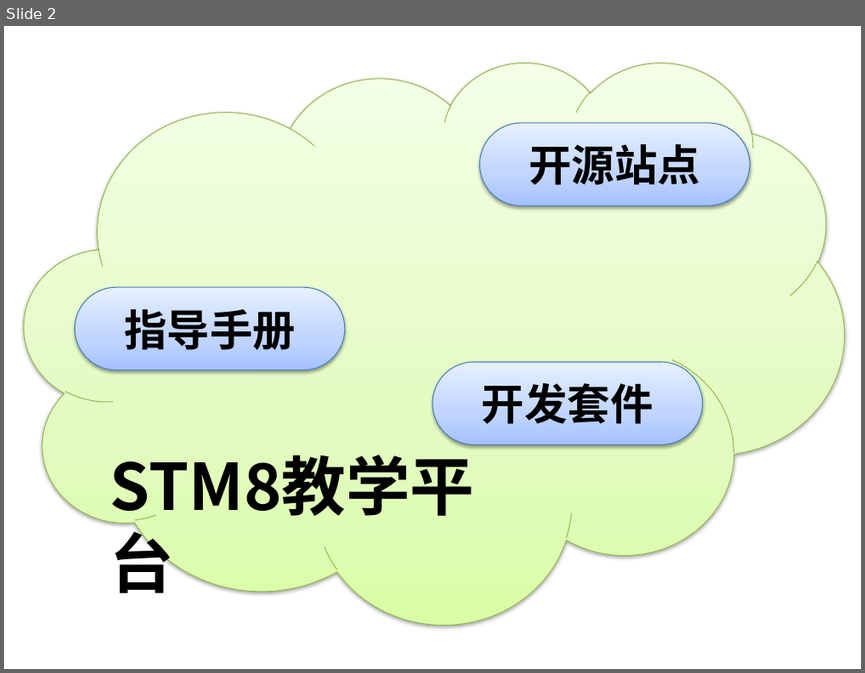
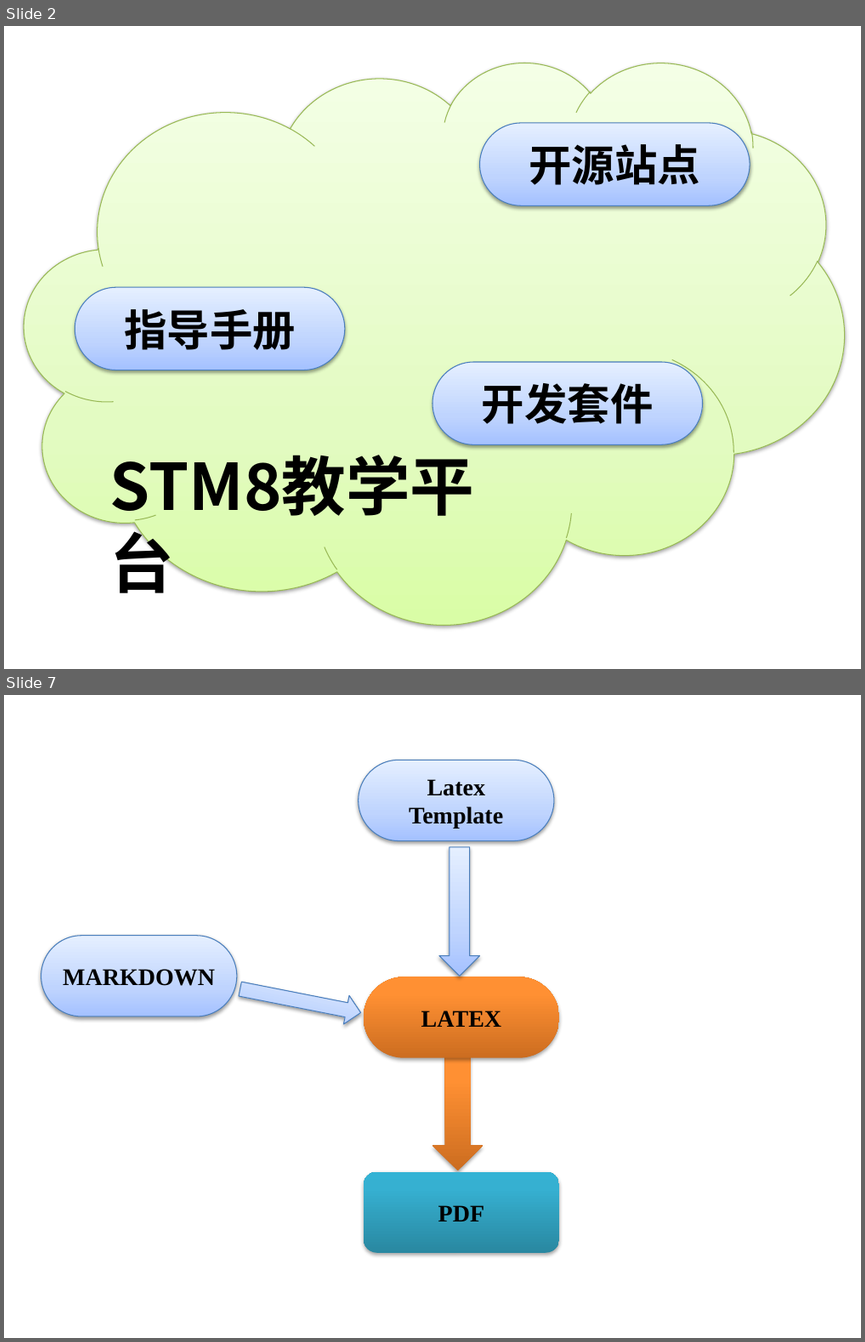
Before and after one commit to dimitarm1/STM8teach, a slide deck: paper/pic.pptx. Shown one above the other, each under a label of ours: slide 2 before the commit, slides 2 and 7 after it; the slides between them are not shown. The pictures are 865x673 and 865x1342 pixels, drawn with LibreOffice and Linux fonts; fonts in the diff are those of the drawing. Boxes give left, top, right and bottom in pixels: in the first picture for what was removed or moved away, otherwise in the second. Text is boxed around its words. In the diff, an @@ line names an element or a change of style, - is before the commit and + after.

Commit message:
code template modified and presention doc added

```diff
--- a/paper/pic.pptx
+++ b/paper/pic.pptx
@@ slide 7 added at (x1=4, y1=695, x2=861, y2=1338), background #FFFFFF @@
@@ rounded rectangle added at (x1=358, y1=760, x2=553, y2=840), fill gradient #A4C4FF to #BFD4FF to #E6EEFF, outline #4B7EBC 0.75 pt, 20 pt, text #000000, bold @@
+Latex Template
@@ down arrow added at (x1=439, y1=846, x2=479, y2=975), fill gradient #A4C4FF to #BFD4FF to #E6EEFF, outline #4B7EBC 0.75 pt @@
@@ rounded rectangle added at (x1=41, y1=936, x2=236, y2=1016), fill gradient #A4C4FF to #BFD4FF to #E6EEFF, outline #4B7EBC 0.75 pt, 20 pt, text #000000, bold @@
+MARKDOWN
@@ right arrow added at (x1=237, y1=975, x2=363, y2=1027), fill gradient #A4C4FF to #BFD4FF to #E6EEFF, outline #4B7EBC 0.75 pt @@
@@ rounded rectangle added at (x1=363, y1=977, x2=558, y2=1057), fill gradient #CC6E20 to #FF9034 to #FF9136, 20 pt, text #000000, bold @@
+LATEX
@@ down arrow added at (x1=432, y1=1056, x2=483, y2=1170), fill gradient #CC6E20 to #FF9034 to #FF9136 @@
@@ rounded rectangle added at (x1=363, y1=1171, x2=558, y2=1252), fill gradient #2A88A2 to #37B1D2 to #34B4D6, 20 pt, text #000000, bold @@
+PDF
```
Also in this commit, not shown: 4 other slides added, 21 other files.
